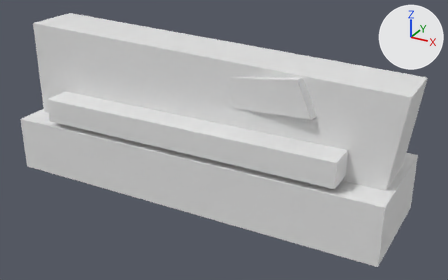
An edit to the glTF model assets/source/infrastructure/directorate/conveyors/models/endcap/damaged_lod0.glb, drawn before and after from the same camera.
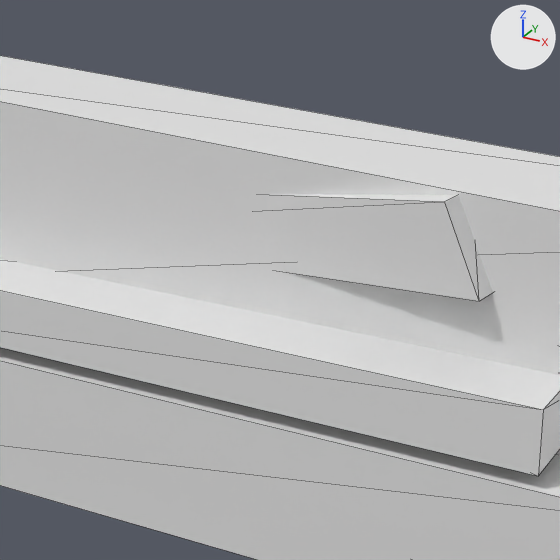
There are two pictures of each version: one whole from a 50 mm camera at (0.1154, -0.1949, 0.4085) aimed at (0.0083, -0.0002, 0.3111), one close up on the part from 27% to 77% of the width and 0% to 80% of the height. Every picture has the same lights, and +X, +Y and +Z are marked at upper right. The first two pictures are the older version. The close-ups show mesh edges as thin lines. Vertices at exactly the same position are counted once.

The first close-up shows 'damaged_lod0'.
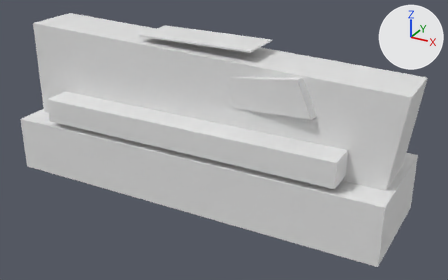
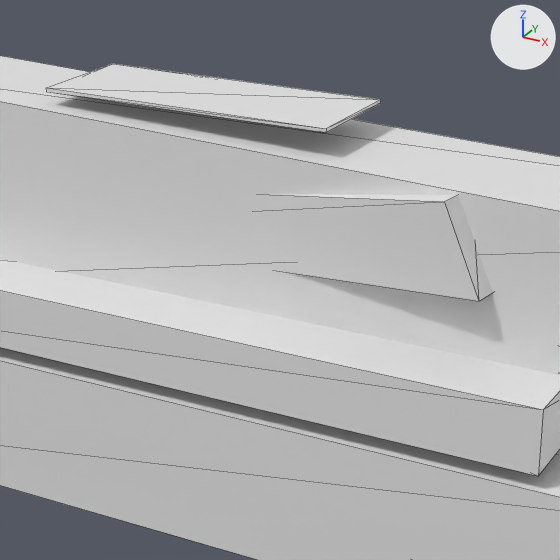
Diff of the bpy script that builds the scene:
```diff
--- a/assets/source/infrastructure/directorate/conveyors/models/endcap/damaged_lod0.glb.py
+++ b/assets/source/infrastructure/directorate/conveyors/models/endcap/damaged_lod0.glb.py
@@ me_damaged_lod0 @@
 # used by ob_damaged_lod0; location = (0.0, 0.0, 0.0)
-me_damaged_lod0.from_pydata(...)  # 32 vertices, 48 faces; spans x -0.078..0.079, y -0.022..0.022, z 0.289..0.35
+me_damaged_lod0.from_pydata(...)  # 40 vertices, 60 faces; spans x -0.078..0.079, y -0.022..0.022, z 0.289..0.351
+# me_damaged_lod0 part 1: a new loose piece, a box spanning x -0.02333..0.02333, y -0.00889..0.00889, z 0.35028..0.35083
```

What differs and where, as boxes [x1, y1, x2, y2] in the close-ups (560 x 560 px):
part 1 of me_damaged_lod0, added: after [47, 64, 381, 132]
